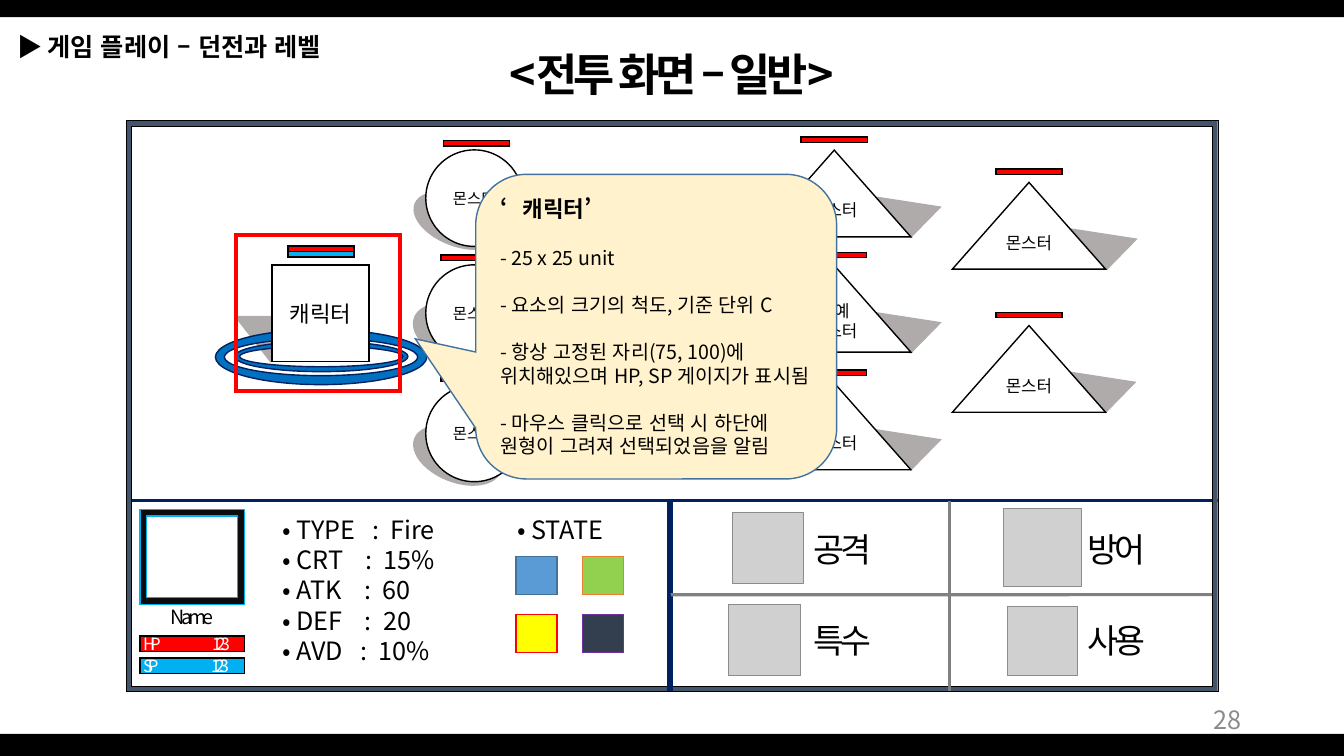
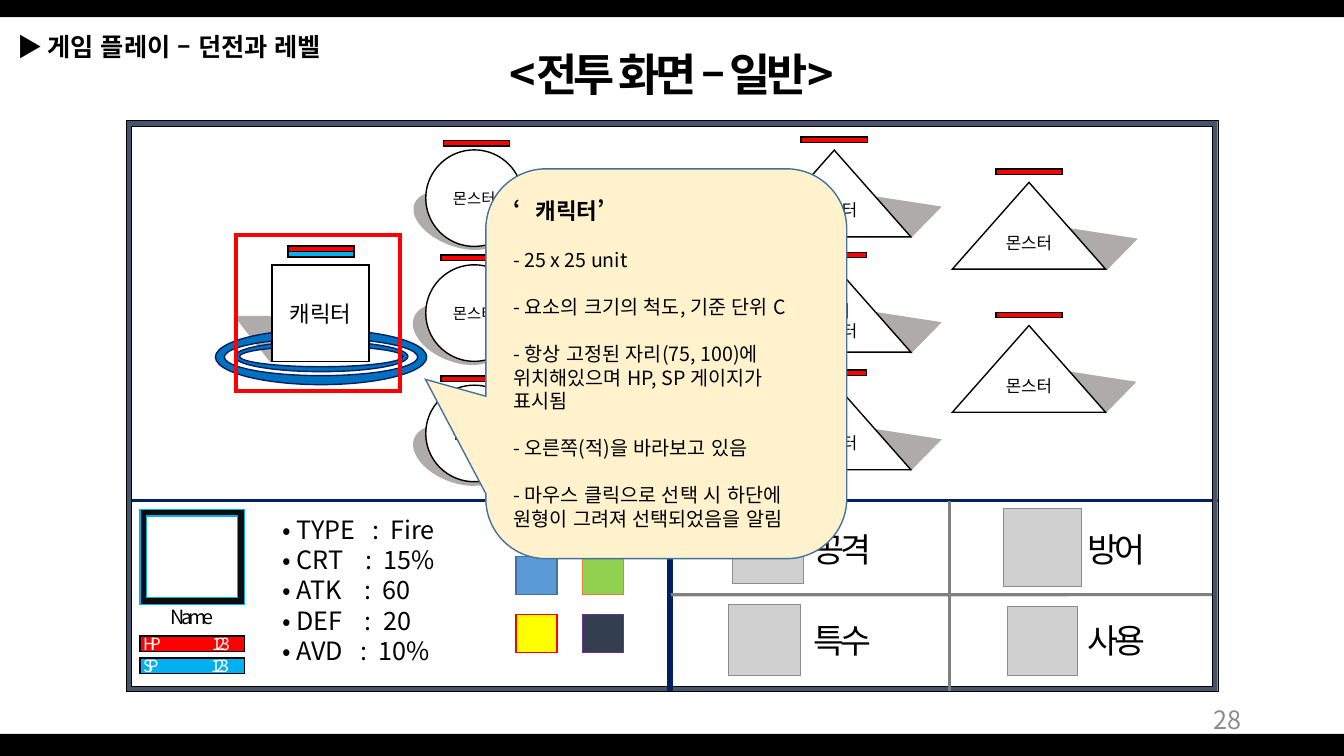
Before and after one commit to Bumizi/GameDesign, a slide deck: slide 28 of 2018 동계방학 기획자 특훈/Dungeon Tamer_1901011.pptx. Drawn at 1344x756 pixels with LibreOffice and Linux fonts; fonts in the diff are those of the drawing; grey boxes stand for pictures. Boxes give left, top, right and bottom in pixels: in the first picture for what was removed or moved away, otherwise in the second. Text is boxed around its words. In the diff, an @@ line names an element or a change of style, - is before the commit and + after.

```diff
--- a/2018 동계방학 기획자 특훈/Dungeon Tamer_1901011.pptx
+++ b/2018 동계방학 기획자 특훈/Dungeon Tamer_1901011.pptx
@@ rounded speech box "‘캐릭터’": place and size @@
-rounded speech box "‘캐릭터’" at (476, 174, 837, 479)
+rounded speech box "‘캐릭터’" at (486, 169, 847, 560)
@@ text in rounded speech box at (513, 344, 783, 528): text changed @@
-- 항상 고정된 자리(75, 100)에 위치해있으며 HP, SP 게이지가 표시됨
-- 마우스 클릭으로 선택 시 하단에 원형이 그려져 선택되었음을 알림
+- 항상 고정된 자리(75, 100)에 위치해있으며 HP, SP 게이지가 표시됨
+- 오른쪽(적)을 바라보고 있음
+- 마우스 클릭으로 선택 시 하단에 원형이 그려져 선택되었음을 알림
```
Also in this commit, not shown: 8 other slides changed, 2 slides added, 2 other files.
